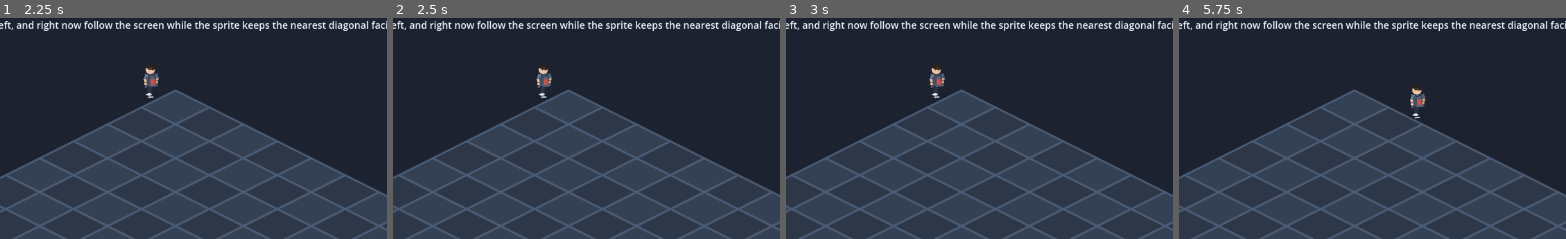
Above: before the commit, frames 1-4 (left to right).
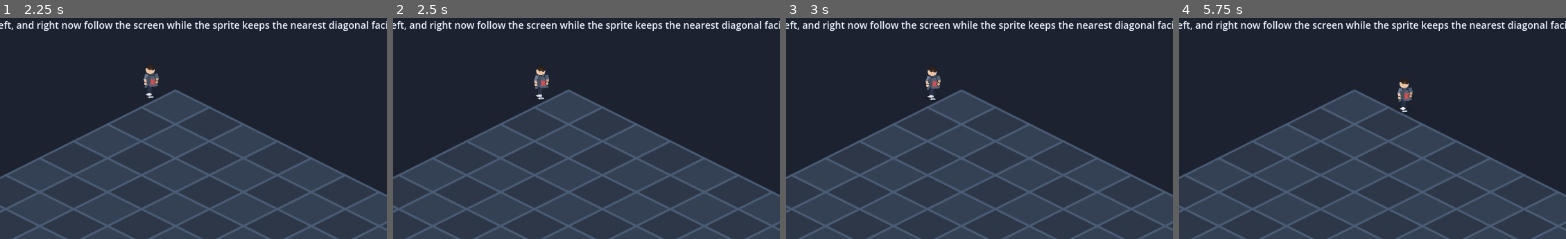
Above: after the commit, the same moments.

Repository: nagolyhprum/deaths-design
Game: Godot game, scene res://scenes/main.tscn
The game is run twice, just before and just after one commit, with the same random seed, the same clock (stepped at 60 frames per second) and the same inputs.
Inputs:
- Up to frame 1 (2.25 s): tap Enter at 0.5, 2 s; hold W 0.53-2.03 s; tap Space at 1.25 s; hold A from 2.03 s (still down)
- Up to frame 2 (2.5 s): keep holding A
- Up to frame 3 (3 s): keep holding A; tap Space at 2.75 s
- Up to frame 4 (5.75 s): tap Enter at 3.5 s; release A at 3.53 s; hold S 3.53-4.28 s; hold D 4.28-5.03 s; hold W from 5.03 s (still down)
The pictures show only the part of the screen within x 28-78%, y 1-51%; the shares and areas given below are measured in that part.

Frame 1 is identical in both runs. In frame 2, 0.3% of the frame differs, in the area x 36-42%, y 22-38%; in frame 3, 0.4%; in frame 4, 0.6%, in the area x 56-64%, y 28-46%.

Commit message:
Slide uniformly along map edges
Co-authored-by: Copilot <223556219+Copilot@users.noreply.github.com>

Diff:
--- a/scripts/player_controller.gd
+++ b/scripts/player_controller.gd
@@ -71,7 +71,7 @@
 		if _is_inside_map_bounds(current_local):
 			return
 		if _is_inside_map_bounds(previous_local):
-			global_position = _map_center + _find_boundary_intersection(previous_local, current_local)
+			global_position = _map_center + _resolve_edge_slide(previous_local, current_local)
 			return
 		global_position = _map_center + _clamp_local_position_to_bounds(current_local)
 		return
@@ -161,6 +161,23 @@
 	return start_local.lerp(end_local, low)
 
 
+func _resolve_edge_slide(start_local: Vector2, end_local: Vector2) -> Vector2:
+	var contact_point := _find_boundary_intersection(start_local, end_local)
+	var attempted_motion := end_local - start_local
+	var remaining_distance := maxf(attempted_motion.length() - start_local.distance_to(contact_point), 0.0)
+	if remaining_distance <= 0.001:
+		return contact_point
+
+	var slide_direction := _get_slide_direction(contact_point, attempted_motion)
+	if slide_direction == Vector2.ZERO:
+		return contact_point
+
+	var slide_target := contact_point + slide_direction * remaining_distance
+	if _is_inside_map_bounds(slide_target):
+		return slide_target
+	return _find_boundary_intersection(contact_point, slide_target)
+
+
 func _clamp_local_position_to_bounds(local_position: Vector2) -> Vector2:
 	var extents := _get_map_screen_extents()
 	var distance := absf(local_position.x) / extents.x + absf(local_position.y) / extents.y
@@ -174,3 +191,49 @@
 		max(_map_half_tile_size.x * _map_radius * 2.0, 1.0),
 		max(_map_half_tile_size.y * _map_radius * 2.0, 1.0)
 	)
+
+
+func _get_slide_direction(contact_point: Vector2, attempted_motion: Vector2) -> Vector2:
+	var candidates := _get_edge_tangent_candidates(contact_point)
+	var best_direction := Vector2.ZERO
+	var best_alignment := 0.0
+
+	for candidate in candidates:
+		var alignment := attempted_motion.dot(candidate)
+		if absf(alignment) <= best_alignment:
+			continue
+		best_alignment = absf(alignment)
+		best_direction = candidate if alignment >= 0.0 else -candidate
+
+	return best_direction
+
+
+func _get_edge_tangent_candidates(contact_point: Vector2) -> Array[Vector2]:
+	var extents := _get_map_screen_extents()
+	var epsilon := 0.001
+	var x_signs: Array[float] = []
+	var y_signs: Array[float] = []
+
+	if absf(contact_point.x) <= epsilon:
+		x_signs = [-1.0, 1.0]
+	else:
+		x_signs = [signf(contact_point.x)]
+
+	if absf(contact_point.y) <= epsilon:
+		y_signs = [-1.0, 1.0]
+	else:
+		y_signs = [signf(contact_point.y)]
+
+	var tangents: Array[Vector2] = []
+	for x_sign in x_signs:
+		for y_sign in y_signs:
+			var tangent := Vector2(y_sign * extents.x, -x_sign * extents.y).normalized()
+			var is_unique := true
+			for existing in tangents:
+				if existing.is_equal_approx(tangent) or existing.is_equal_approx(-tangent):
+					is_unique = false
+					break
+			if is_unique:
+				tangents.append(tangent)
+
+	return tangents
Not shown, added: task-records/2026-04-21-23-15-uniform-edge-sliding/notes.md
Not shown, added: task-records/2026-04-21-23-15-uniform-edge-sliding/original-prompt.md
